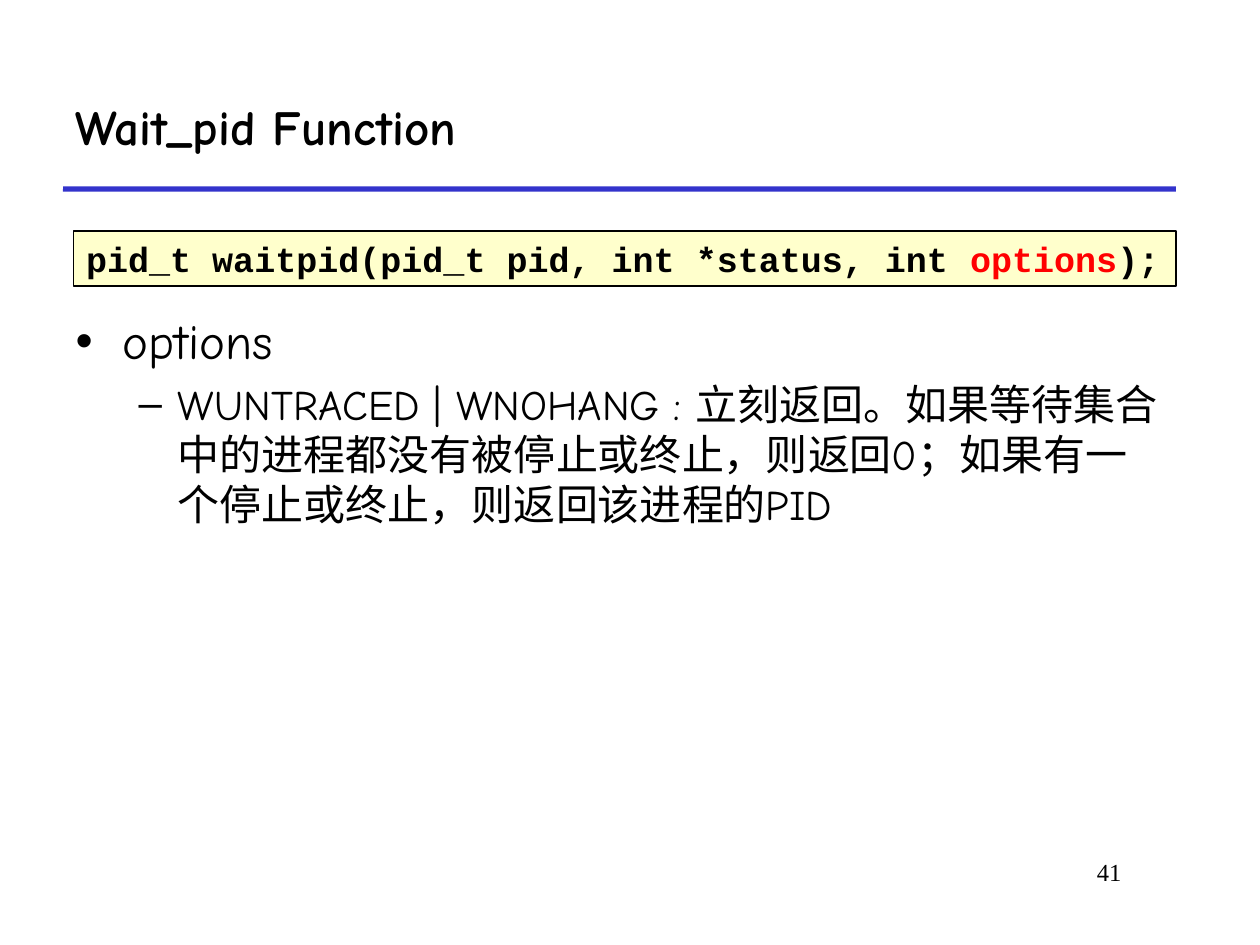
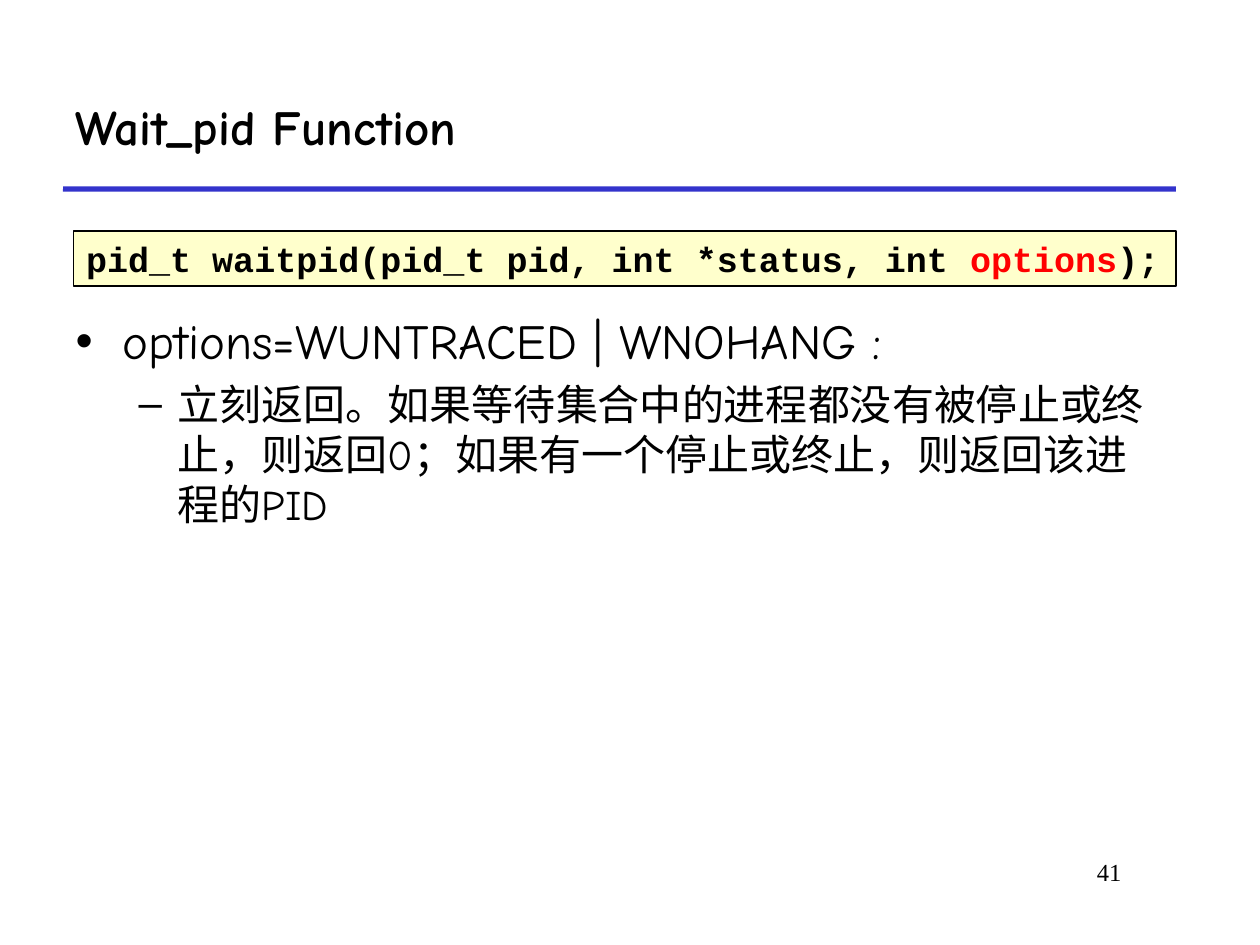
Before and after one commit to functionx37/Homework-in-RUC, a slide deck: slide 41 of Foundations of Computer Systems II/Coursewares/3-process.pptx. Drawn at 1260x945 pixels with LibreOffice and Linux fonts; fonts in the diff are those of the drawing. Boxes give left, top, right and bottom in pixels: in the first picture for what was removed or moved away, otherwise in the second. Text is boxed around its words. In the diff, an @@ line names an element or a change of style, - is before the commit and + after.

```diff
--- a/Foundations of Computer Systems II/Coursewares/3-process.pptx
+++ b/Foundations of Computer Systems II/Coursewares/3-process.pptx
@@ text at bbox=[123, 325, 1144, 524]: text changed @@
-• options
-  – WUNTRACED | WNOHANG : 立刻返回。如果等待集合中的进程都没有被停止或终止，则返回0；如果有一个停止或终止，则返回该进程的PID
+• options=WUNTRACED | WNOHANG :
+  – 立刻返回。如果等待集合中的进程都没有被停止或终止，则返回0；如果有一个停止或终止，则返回该进程的PID
```
Also in this commit, not shown: 22 other slides changed, 32 other files.
